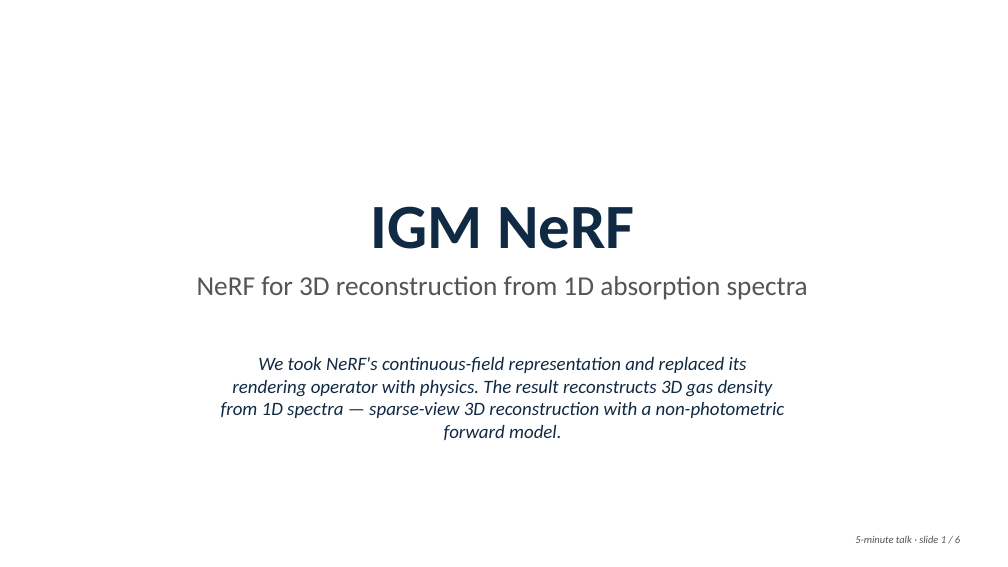
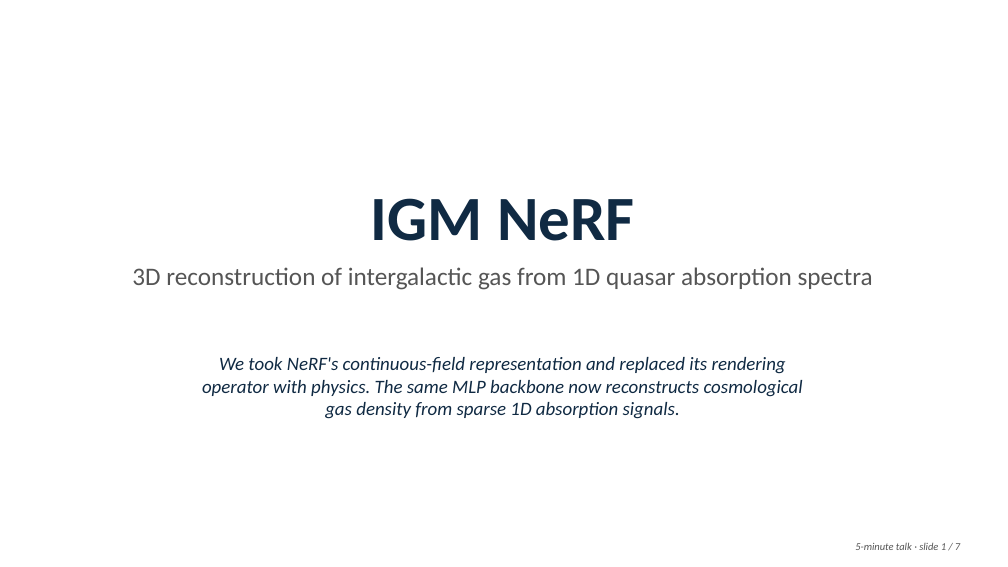
Before and after one commit to SujinHwang27/CosmoGasVision, a slide deck: slide 1 of experiments/nerf/talk/defense_talk_5min.pptx. Drawn at 1008x567 pixels with LibreOffice and Linux fonts; fonts in the diff are those of the drawing. Boxes give left, top, right and bottom in pixels: in the first picture for what was removed or moved away, otherwise in the second. Text is boxed around its words. In the diff, an @@ line names an element or a change of style, - is before the commit and + after.

```diff
--- a/experiments/nerf/talk/defense_talk_5min.pptx
+++ b/experiments/nerf/talk/defense_talk_5min.pptx
@@ text "IGM NeRF": place and size @@
-text "IGM NeRF" at <box>371,206,634,249</box>
+text "IGM NeRF" at <box>371,198,634,241</box>
@@ text at <box>132,267,873,290</box>: text changed; size 26 to 24 pt @@
-NeRF for 3D reconstruction from 1D absorption spectra
+3D reconstruction of intergalactic gas from 1D quasar absorption spectra
@@ text at <box>202,357,803,419</box>: text changed @@
-We took NeRF's continuous-field representation and replaced its
-rendering operator with physics. The result reconstructs 3D gas density
-from 1D spectra — sparse-view 3D reconstruction with a non-photometric
-forward model.
+We took NeRF's continuous-field representation and replaced its rendering
+operator with physics. The same MLP backbone now reconstructs cosmological
+gas density from sparse 1D absorption signals.
@@ text at <box>855,543,960,550</box>: text changed @@
-5-minute talk · slide 1 / 6
+5-minute talk · slide 1 / 7
```
Also in this commit, not shown: 4 other slides changed, 2 slides added, 1 slide removed, 3 other files.
